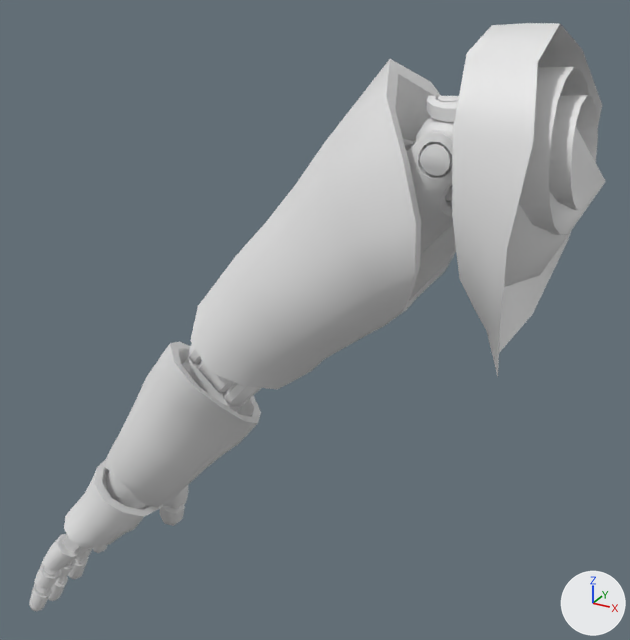
The FBX model Assets/3Dmodels/3Dmodels_Bodies/3Dmodels_Bodies_WonderBodies/3Dmodels_Bodies_WonderBodies_Males/3Dmodel_Body_WonderBody_Male_Normal/3Dmodel_Body_WonderBody_Male_Normal_ArmLeft.fbx, before and after one commit.
Both versions are drawn from a 50 mm lens placed at (0.001, -0.607, 1.538), pointed at (-0.356, 0.043, 1.213). Arrows for +X, +Y and +Z are at lower right; the lights stay in place. The first picture is the older version.

Names of what the first picture shows: 'Body_WonderBody_Male_Normal_ArmLeft'.
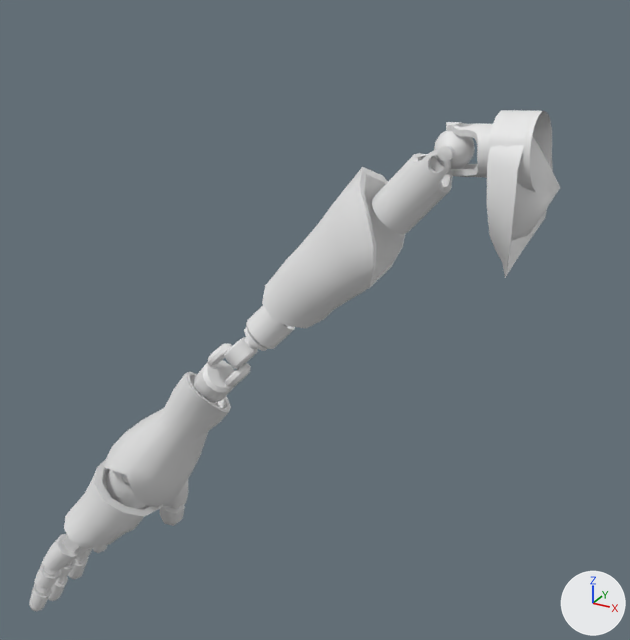
The newer file adds a shape key; the second version is drawn at full value of the shape key 'BlendShape_Sleeves_Default' of 'Body_WonderBody_Male_Normal_ArmLeft', and the change is written as the vertex moves it makes.

Changed parts and their boxes (x1, y1, x2, y2) in the pictures (630 x 640 px; the box of a moved part takes in the faces that stretch with it):
'Body_WonderBody_Male_Normal_ArmLeft', reshaped (8% narrower, 15% shorter): before (29, 23, 606, 612); after (29, 110, 561, 612)
part 1 of me_body_wonderbody_male_normal_armleft, moved or reshaped: before (518, 67, 589, 235); after (488, 110, 552, 192)
part 2 of me_body_wonderbody_male_normal_armleft, moved or reshaped: before (415, 96, 459, 188); after (434, 122, 475, 175)
part 3 of me_body_wonderbody_male_normal_armleft, moved or reshaped: before (427, 95, 598, 210); after (453, 123, 537, 178)
part 4 of me_body_wonderbody_male_normal_armleft, moved or reshaped: before (403, 130, 453, 255); after (372, 150, 453, 234)
part 5 of me_body_wonderbody_male_normal_armleft, moved or reshaped: before (190, 59, 456, 389); after (262, 167, 406, 328)
part 6 of me_body_wonderbody_male_normal_armleft, moved or reshaped: before (182, 344, 261, 412); after (194, 343, 251, 403)
part 7 of me_body_wonderbody_male_normal_armleft, moved or reshaped: before (199, 360, 234, 393); after (224, 305, 295, 369)
part 8 of me_body_wonderbody_male_normal_armleft, moved or reshaped: before (105, 341, 261, 504); after (105, 372, 231, 504)
part 9 of me_body_wonderbody_male_normal_armleft, moved or reshaped: before (452, 23, 606, 376); after (487, 114, 561, 278)

Edits to the bpy script that builds the scene:
```text
Change me_body_wonderbody_male_normal_armleft:
    used by ob_body_wonderbody_male_normal_armleft; location = (0.0, 0.0, 0.0); rotation_euler = (0.0, 0.0, 3.142), in degrees (0, 0, 180)
    remove me_body_wonderbody_male_normal_armleft.from_pydata(...)  # 3015 vertices, 3299 faces; spans x 0.105..0.676, y -0.091..0.102, z 0.821..1.487
    add me_body_wonderbody_male_normal_armleft.from_pydata(...)  # 3015 vertices, 3299 faces; spans x 0.134..0.676, y -0.091..0.09, z 0.821..1.431
    me_body_wonderbody_male_normal_armleft part 1: the loose piece of 65 vertices spanning x 0.125..0.191, y -0.042..0.07, z 1.344..1.461 is scaled about its middle by 0.5, then moved by (0.006, 0.0, 0.0)
    me_body_wonderbody_male_normal_armleft part 2: the loose piece of 155 vertices spanning x 0.183..0.24, y -0.024..0.052, z 1.36..1.437 is scaled about its middle by 0.5, then moved by (0.0, 0.0, 0.001)
    me_body_wonderbody_male_normal_armleft part 3: the loose piece of 161 vertices spanning x 0.117..0.233, y -0.024..0.052, z 1.359..1.444 is scaled about its middle by 0.5, then moved by (0.01, 0.0, -0.001)
    me_body_wonderbody_male_normal_armleft part 4: the loose piece of 161 vertices spanning x 0.193..0.322, y -0.024..0.052, z 1.279..1.417 is scaled about its middle by 0.5, then moved by (-0.017, 0.0, 0.018)
    me_body_wonderbody_male_normal_armleft part 5: the loose piece of 129 vertices spanning x 0.21..0.423, y -0.047..0.081, z 1.185..1.458 is scaled about its middle by 0.5, then moved by (-0.007, 0.001, -0.012)
    me_body_wonderbody_male_normal_armleft part 6: the loose piece of 174 vertices spanning x 0.36..0.482, y -0.021..0.059, z 1.104..1.231 is scaled about its middle by 0.5, then moved by (-0.006, 0.005, 0.007)
    me_body_wonderbody_male_normal_armleft part 7: the loose piece of 112 vertices spanning x 0.309..0.427, y -0.033..0.059, z 1.164..1.291 is scaled about its middle by 0.5, then moved by (0.008, 0.006, -0.009)
    me_body_wonderbody_male_normal_armleft part 8: 202 of 3015 vertices moved; they spanned x 0.381..0.542, y -0.041..0.075, z 1.028..1.203 and now span x 0.413..0.541, y -0.035..0.066, z 1.029..1.169; mean shift (-0.004, 0.001, 0.005); largest move (0.469, -0.038, 1.064) -> (0.457, -0.008, 1.099)
    me_body_wonderbody_male_normal_armleft part 9: 61 of 3015 vertices moved; they spanned x 0.105..0.193, y -0.091..0.102, z 1.238..1.487 and now span x 0.134..0.178, y -0.041..0.056, z 1.307..1.429; mean shift (0.0, 0.0, -0.001); largest move (0.162, -0.064, 1.251) -> (0.166, -0.024, 1.317)
```
